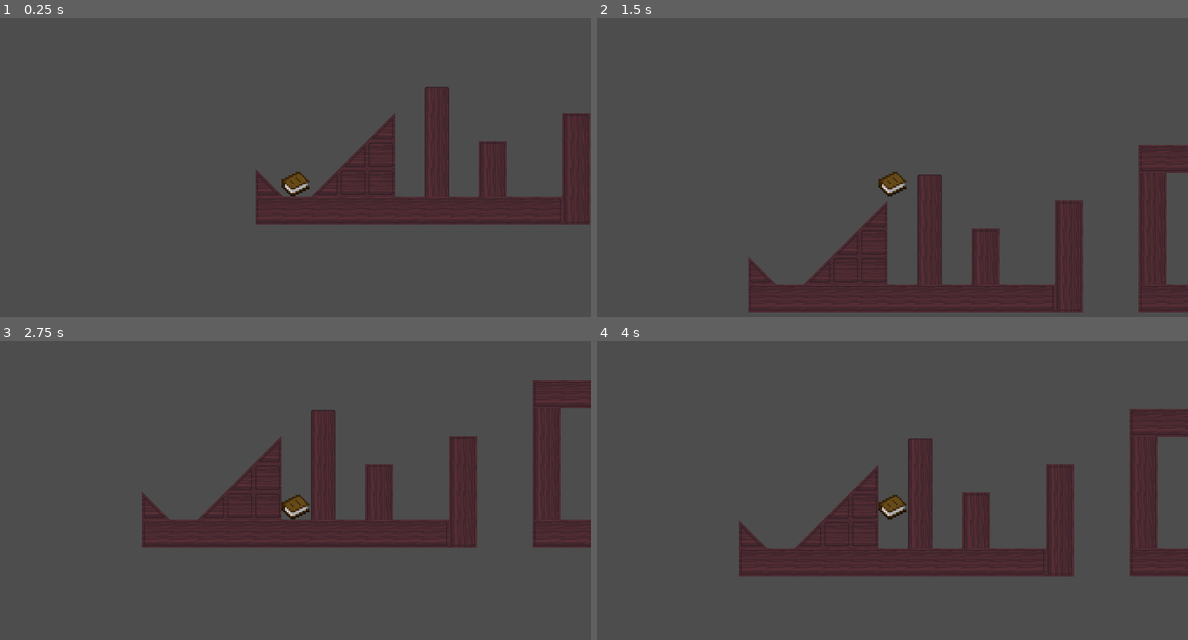
Above: before the commit, frames 1-4 (two rows, left to right).
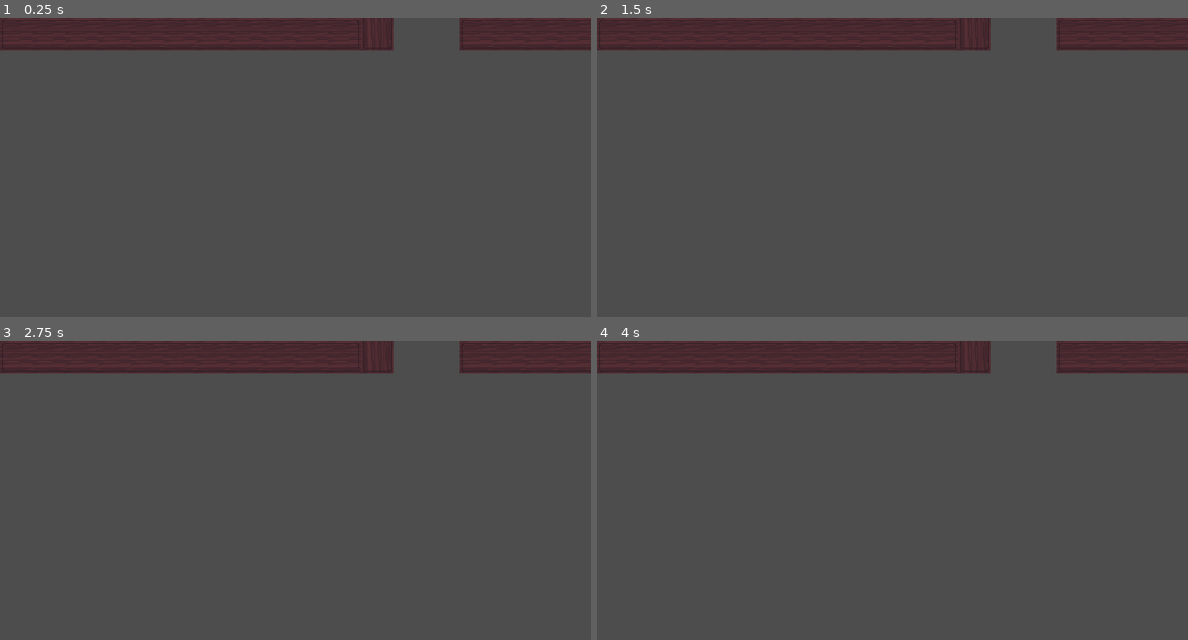
Above: after the commit, the same moments.

Repository: Arti-Dev/LucidNightmaresDemo
Game: Godot game, scene res://scenes/library_1.tscn
Two runs of this game, one before a commit and one after it. Both use one fixed random seed, a clock stepped at 60 frames per second and the inputs below. This scene is started directly instead of the project's main scene.
Inputs:
- Up to frame 1 (0.25 s): no input
- Up to frame 2 (1.5 s): tap Enter at 0.5 s; hold D (PlayerRight) from 0.53 s (still down); tap Q (Q) at 0.6 s; tap Space (PlayerJump) at 0.77 s; tap Tab (Tab) at 1.35 s
- Up to frame 3 (2.75 s): tap Space (PlayerJump) at 1.52 s; release D (PlayerRight) at 2.03 s; hold A (PlayerLeft) from 2.03 s (still down); tap Q (Q) at 2.1 s
- Up to frame 4 (4 s): keep holding A (PlayerLeft); tap Space (PlayerJump) at 2.75, 3.02, 3.77 s; tap Tab (Tab) at 2.85 s; tap Q (Q) at 3.6 s

The runs differ from the first frame. In frame 1, 21% of the frame differs, in the area x 0-100%, y 0-70%; in frame 2, 25%; in frame 3, 25%; in frame 4, 25%, in the area x 0-100%, y 0-79%.

Commit message:
Separate camera from player scene

Diff:
--- /dev/null
+++ b/scenes/camera.tscn
@@ -0,0 +1,29 @@
+[gd_scene load_steps=4 format=3 uid="uid://bdjtqribdal8v"]
+
+[ext_resource type="Script" path="res://scripts/camera.gd" id="1_kjsyy"]
+[ext_resource type="Script" path="res://scripts/telekinetic_selector.gd" id="2_eteo0"]
+
+[sub_resource type="RectangleShape2D" id="RectangleShape2D_bvprn"]
+size = Vector2(1352, 758)
+
+[node name="Camera2D" type="Camera2D"]
+zoom = Vector2(0.85, 0.85)
+script = ExtResource("1_kjsyy")
+
+[node name="TelekineticArea" type="Area2D" parent="."]
+script = ExtResource("2_eteo0")
+
+[node name="CollisionShape2D" type="CollisionShape2D" parent="TelekineticArea"]
+shape = SubResource("RectangleShape2D_bvprn")
+debug_color = Color(0.235336, 0.617495, 0.453487, 0.42)
+
+[node name="TelekineticControlLabel" type="Label" parent="."]
+offset_left = 465.0
+offset_top = -375.0
+offset_right = 664.0
+offset_bottom = -352.0
+horizontal_alignment = 2
+autowrap_mode = 3
+
+[connection signal="body_entered" from="TelekineticArea" to="TelekineticArea" method="_on_telekinetic_area_body_entered"]
+[connection signal="body_exited" from="TelekineticArea" to="TelekineticArea" method="_on_telekinetic_area_body_exited"]
--- a/scenes/level.tscn
+++ b/scenes/level.tscn
@@ -1,9 +1,10 @@
-[gd_scene load_steps=22 format=4 uid="uid://biampqlhctoid"]
+[gd_scene load_steps=23 format=4 uid="uid://biampqlhctoid"]
 
 [ext_resource type="Texture2D" uid="uid://5frf4iw8symj" path="res://assets/tileset/border.png" id="1_bqmyj"]
 [ext_resource type="PackedScene" uid="uid://cwsep6ctbelnx" path="res://scenes/player.tscn" id="1_x2e8k"]
 [ext_resource type="Texture2D" uid="uid://by3poox6dkvvr" path="res://assets/tileset/tileset.png" id="2_xsafv"]
 [ext_resource type="PackedScene" uid="uid://c5fwpb217arma" path="res://scenes/free_tile.tscn" id="4_7ors7"]
+[ext_resource type="PackedScene" uid="uid://bdjtqribdal8v" path="res://scenes/camera.tscn" id="4_ruv8g"]
 [ext_resource type="PackedScene" uid="uid://xhbyfkdwudvy" path="res://scenes/tween_moving_platform.tscn" id="5_4mhca"]
 [ext_resource type="PackedScene" uid="uid://buc8o5r408v7d" path="res://scenes/telekinetic_path_platform.tscn" id="6_tvw0b"]
 [ext_resource type="PackedScene" uid="uid://dhj35qgxqpkna" path="res://scenes/path_moving_platform.tscn" id="6_u6i5u"]
@@ -100,8 +101,12 @@
 tile_map_data = PackedByteArray("AAAAAAgAAAAAAAAAAAABAAgAAAAAAAAAAAACAAgAAAAAAAAAAAADAAgAAAAAAAAAAAAEAAgAAAAAAAAAAAAFAA …(19024 unchanged characters)…
 tile_set = SubResource("TileSet_r1dbd")
 
-[node name="Player" parent="." instance=ExtResource("1_x2e8k")]
+[node name="Camera2D" parent="." instance=ExtResource("4_ruv8g")]
 position = Vector2(207, 478)
+
+[node name="Player" parent="." node_paths=PackedStringArray("camera") instance=ExtResource("1_x2e8k")]
+position = Vector2(207, 478)
+camera = NodePath("../Camera2D")
 
 [node name="MovingPlatform" parent="." instance=ExtResource("5_4mhca")]
 position = Vector2(643, 55)
--- a/scenes/player.tscn
+++ b/scenes/player.tscn
@@ -1,9 +1,7 @@
-[gd_scene load_steps=9 format=3 uid="uid://cwsep6ctbelnx"]
+[gd_scene load_steps=6 format=3 uid="uid://cwsep6ctbelnx"]
 
 [ext_resource type="Texture2D" uid="uid://l0mhg2ps5qxu" path="res://assets/book.png" id="1_0ngja"]
 [ext_resource type="Script" path="res://scripts/player.gd" id="1_srlfy"]
-[ext_resource type="Script" path="res://scripts/camera.gd" id="3_8ty3v"]
-[ext_resource type="Script" path="res://scripts/telekinetic_selector.gd" id="3_sy04v"]
 
 [sub_resource type="SpriteFrames" id="SpriteFrames_4n1jq"]
 animations = [{
@@ -20,9 +18,6 @@
 radius = 32.0
 height = 64.0
 
-[sub_resource type="RectangleShape2D" id="RectangleShape2D_bvprn"]
-size = Vector2(1352, 758)
-
 [sub_resource type="RectangleShape2D" id="RectangleShape2D_p4lao"]
 size = Vector2(34, 6)
 
@@ -38,18 +33,6 @@
 position = Vector2(0, -3)
 shape = SubResource("CapsuleShape2D_oa6ih")
 
-[node name="Camera2D" type="Camera2D" parent="."]
-zoom = Vector2(0.85, 0.85)
-script = ExtResource("3_8ty3v")
-
-[node name="TelekineticArea" type="Area2D" parent="Camera2D"]
-script = ExtResource("3_sy04v")
-
-[node name="CollisionShape2D" type="CollisionShape2D" parent="Camera2D/TelekineticArea"]
-visible = false
-shape = SubResource("RectangleShape2D_bvprn")
-debug_color = Color(0.235336, 0.617495, 0.453487, 0.42)
-
 [node name="StandingArea" type="Area2D" parent="."]
 
 [node name="CollisionShape2D" type="CollisionShape2D" parent="StandingArea"]
@@ -57,13 +40,4 @@
 shape = SubResource("RectangleShape2D_p4lao")
 debug_color = Color(0.886789, 0.266542, 0.502231, 0.42)
 
-[node name="TelekineticControlLabel" type="Label" parent="."]
-offset_left = 465.0
-offset_top = -375.0
-offset_right = 670.0
-offset_bottom = -352.0
-horizontal_alignment = 2
-autowrap_mode = 3
-
-[connection signal="body_entered" from="Camera2D/TelekineticArea" to="Camera2D/TelekineticArea" method="_on_telekinetic_area_body_entered"]
-[connection signal="body_exited" from="Camera2D/TelekineticArea" to="Camera2D/TelekineticArea" method="_on_telekinetic_area_body_exited"]
+[node name="RemoteTransform2D" type="RemoteTransform2D" parent="."]
--- a/scripts/player.gd
+++ b/scripts/player.gd
@@ -9,6 +9,12 @@
 const AIR_CHANGE_SPEED = 10.0
 const JUMP_VELOCITY = -400.0
 
+@export var camera: Camera2D = null
+@onready var remoteTransform: RemoteTransform2D = $RemoteTransform2D
+
+func _ready() -> void:
+	if camera != null:
+		remoteTransform.remote_path = camera.get_path()
 
 func _physics_process(delta: float) -> void:
 	# Add the gravity.
--- a/scripts/telekinetic_selector.gd
+++ b/scripts/telekinetic_selector.gd
@@ -2,7 +2,7 @@
 class_name TelekineticSelector
 
 @onready var area: Area2D = $TelekineticArea
-@onready var controlLabel: Label = $"../../TelekineticControlLabel"
+@onready var controlLabel: Label = $"../TelekineticControlLabel"
 
 # Handles selecting telekinetic objects that are in the camera view.
 # To be recognized, a body that comes into frame
